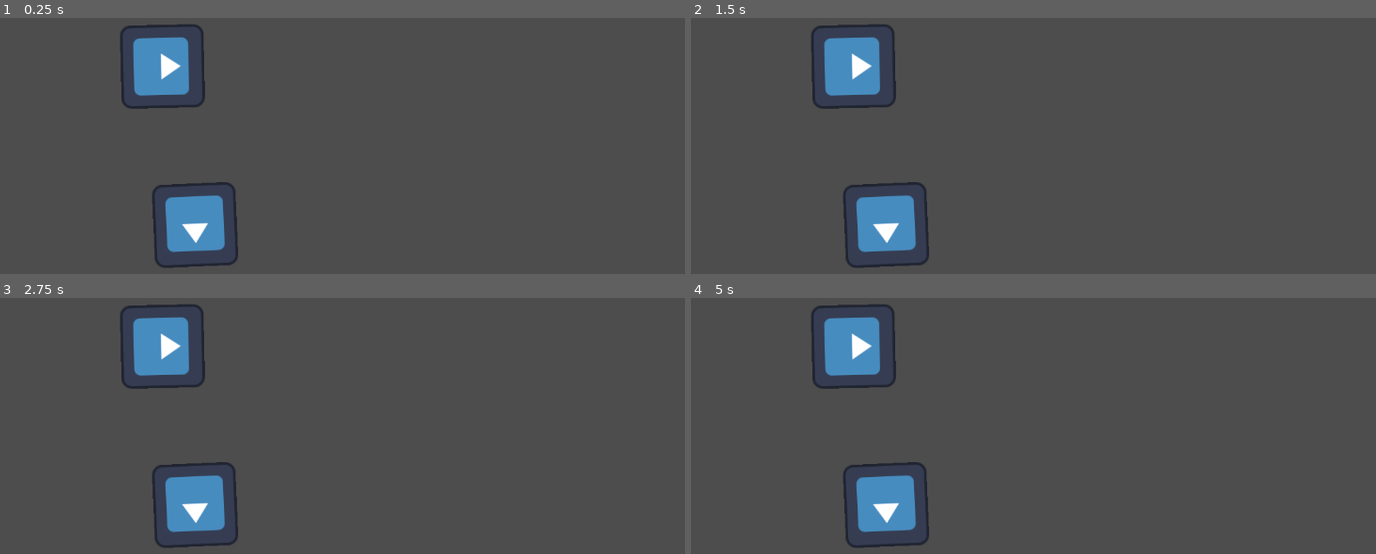
Above: before the commit, frames 1-4 (two rows, left to right).
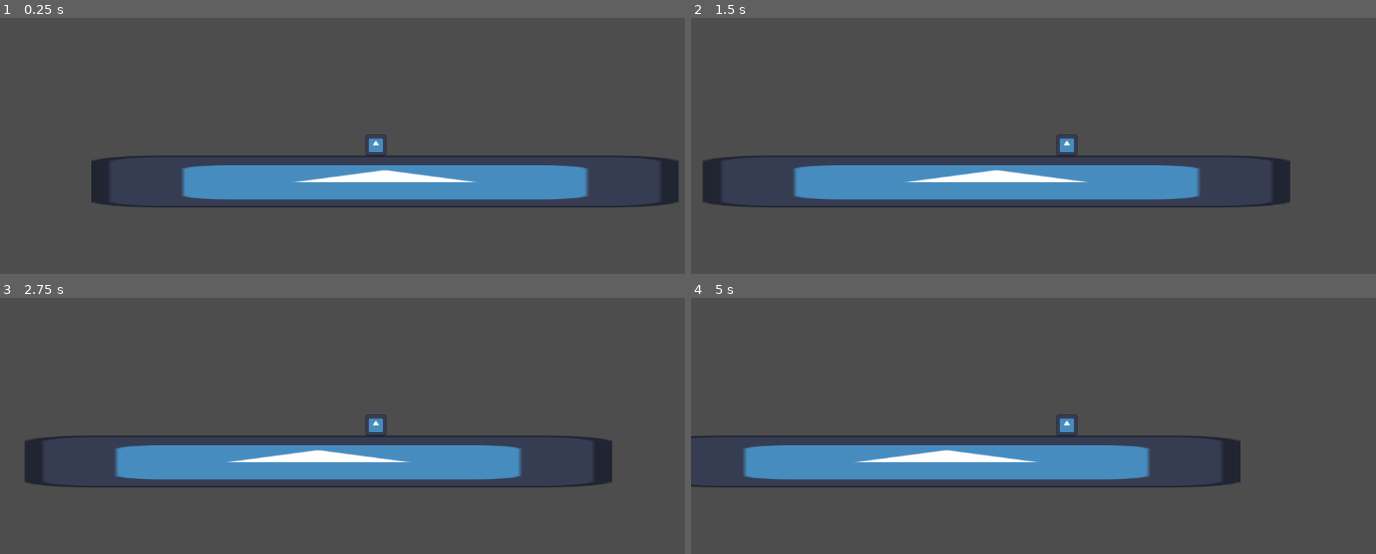
Above: after the commit, the same moments.

Repository: Artindi/Server-Wide-Game-Jam-1
Game: Godot game, scene res://temp_test.tscn
Two runs of this game, one before a commit and one after it. Both use one fixed random seed, a clock stepped at 60 frames per second and the inputs below. The project has no main scene, so this scene is started directly. The engine's default icon, where the game draws it, is replaced by a stand-in: a white triangle on a blue panel in a dark square.
Inputs:
- Up to frame 1 (0.25 s): no input
- Up to frame 2 (1.5 s): tap Enter at 0.5 s; hold D (Right, bound only after the commit) from 0.53 s (still down)
- Up to frame 3 (2.75 s): release D (Right, bound only after the commit) at 2.03 s; hold A (Left, bound only after the commit) from 2.03 s (still down)
- Up to frame 4 (5 s): release A (Left, bound only after the commit) at 2.78 s; hold D (Right, bound only after the commit) 2.78-4.28 s; hold A (Left, bound only after the commit) from 4.28 s (still down)

The runs differ from the first frame. In frame 1, 15% of the frame differs, in the area x 13-100%, y 2-98%; in frame 2, 15%; in frame 3, 15%; in frame 4, 14%.

Commit message:
Added base player character

Diff:
--- /dev/null
+++ b/Player/player.gd
@@ -0,0 +1,24 @@
+extends CharacterBody2D
+
+
+const SPEED = 32.0
+const JUMP_VELOCITY = -400.0
+
+# Get the gravity from the project settings to be synced with RigidBody nodes.
+var gravity = ProjectSettings.get_setting("physics/2d/default_gravity")
+
+
+func _physics_process(delta):
+	# Add the gravity.
+	if not is_on_floor():
+		velocity.y += gravity * delta
+
+	# Get the input direction and handle the movement/deceleration.
+	# As good practice, you should replace UI actions with custom gameplay actions.
+	var direction = Input.get_axis("Left", "Right")
+	if direction:
+		velocity.x = direction * SPEED
+	else:
+		velocity.x = move_toward(velocity.x, 0, SPEED)
+
+	move_and_slide()
--- /dev/null
+++ b/Player/player.tscn
@@ -0,0 +1,20 @@
+[gd_scene load_steps=4 format=3 uid="uid://2aa7gv0i0jdn"]
+
+[ext_resource type="Script" path="res://Player/player.gd" id="1_30jw6"]
+[ext_resource type="Texture2D" uid="uid://cwcvo8bsh2m6u" path="res://icon.svg" id="2_hv5ql"]
+
+[sub_resource type="RectangleShape2D" id="RectangleShape2D_74oul"]
+size = Vector2(8, 8)
+
+[node name="Player" type="CharacterBody2D"]
+script = ExtResource("1_30jw6")
+
+[node name="Sprite2D" type="Sprite2D" parent="."]
+scale = Vector2(0.0625, 0.0625)
+texture = ExtResource("2_hv5ql")
+
+[node name="CollisionShape2D" type="CollisionShape2D" parent="."]
+shape = SubResource("RectangleShape2D_74oul")
+
+[node name="Camera2D" type="Camera2D" parent="."]
+zoom = Vector2(4, 4)
--- a/project.godot
+++ b/project.godot
@@ -13,3 +13,16 @@
 config/name="Server Wide Game Jam 1"
 config/features=PackedStringArray("4.2", "Forward Plus")
 config/icon="res://icon.svg"
+
+[input]
+
+Left={
+"deadzone": 0.5,
+"events": [Object(InputEventKey,"resource_local_to_scene":false,"resource_name":"","device":-1,"window_id":0,"alt_pressed":false,"shift_pressed":false,"ctrl_pressed":false,"meta_pressed":false,"pressed":false,"keycode":0,"physical_keycode":65,"key_label":0,"unicode":97,"echo":false,"script":null)
+]
+}
+Right={
+"deadzone": 0.5,
+"events": [Object(InputEventKey,"resource_local_to_scene":false,"resource_name":"","device":-1,"window_id":0,"alt_pressed":false,"shift_pressed":false,"ctrl_pressed":false,"meta_pressed":false,"pressed":false,"keycode":0,"physical_keycode":68,"key_label":0,"unicode":100,"echo":false,"script":null)
+]
+}
--- a/temp_test.tscn
+++ b/temp_test.tscn
@@ -1,16 +1,35 @@
-[gd_scene load_steps=2 format=3 uid="uid://clp8wic1t4jmu"]
+[gd_scene load_steps=4 format=3 uid="uid://clp8wic1t4jmu"]
 
 [ext_resource type="Texture2D" uid="uid://cwcvo8bsh2m6u" path="res://icon.svg" id="1_ecova"]
+[ext_resource type="PackedScene" uid="uid://2aa7gv0i0jdn" path="res://Player/player.tscn" id="2_blxul"]
+
+[sub_resource type="RectangleShape2D" id="RectangleShape2D_3ikpi"]
+size = Vector2(143, 20)
 
 [node name="tempTest" type="Node2D"]
 
-[node name="Icon" type="Sprite2D" parent="."]
-position = Vector2(249, 203)
-rotation = 1.54904
+[node name="StaticBody2D" type="StaticBody2D" parent="."]
+position = Vector2(10, 238)
+
+[node name="CollisionShape2D" type="CollisionShape2D" parent="StaticBody2D"]
+shape = SubResource("RectangleShape2D_3ikpi")
+
+[node name="Sprite2D" type="Sprite2D" parent="StaticBody2D"]
+position = Vector2(1.90735e-06, 3.8147e-06)
+scale = Vector2(0.15625, 0.15625)
 texture = ExtResource("1_ecova")
 
-[node name="Icon2" type="Sprite2D" parent="."]
-position = Vector2(299, 447)
-rotation = 3.09808
-scale = Vector2(1, 1)
+[node name="StaticBody2D2" type="StaticBody2D" parent="."]
+position = Vector2(30, 238)
+
+[node name="CollisionShape2D" type="CollisionShape2D" parent="StaticBody2D2"]
+position = Vector2(61.5, 0)
+shape = SubResource("RectangleShape2D_3ikpi")
+
+[node name="Sprite2D" type="Sprite2D" parent="StaticBody2D2"]
+position = Vector2(20.5, 3.8147e-06)
+scale = Vector2(1.75781, 0.15625)
 texture = ExtResource("1_ecova")
+
+[node name="Player" parent="." instance=ExtResource("2_blxul")]
+position = Vector2(47, 208)
